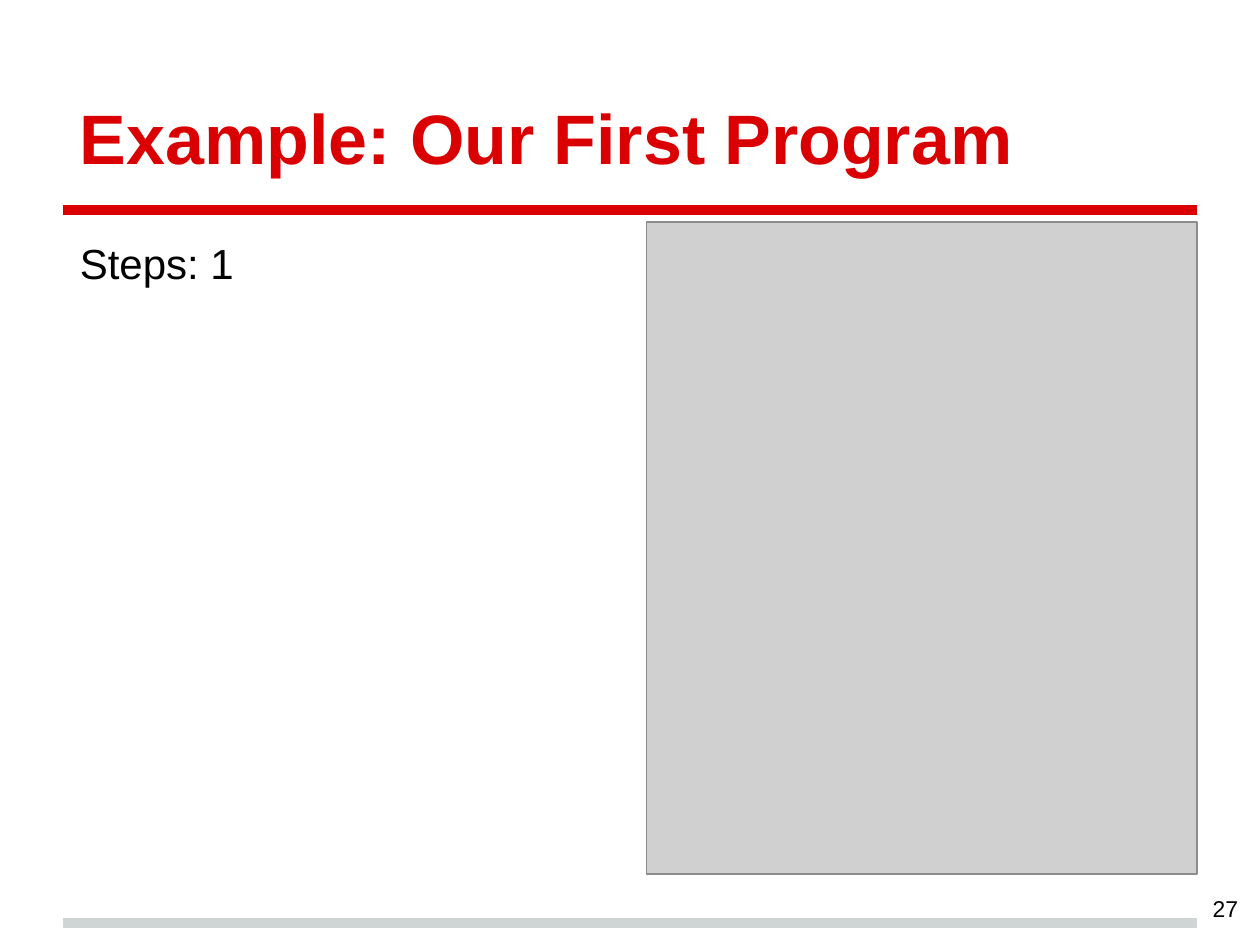
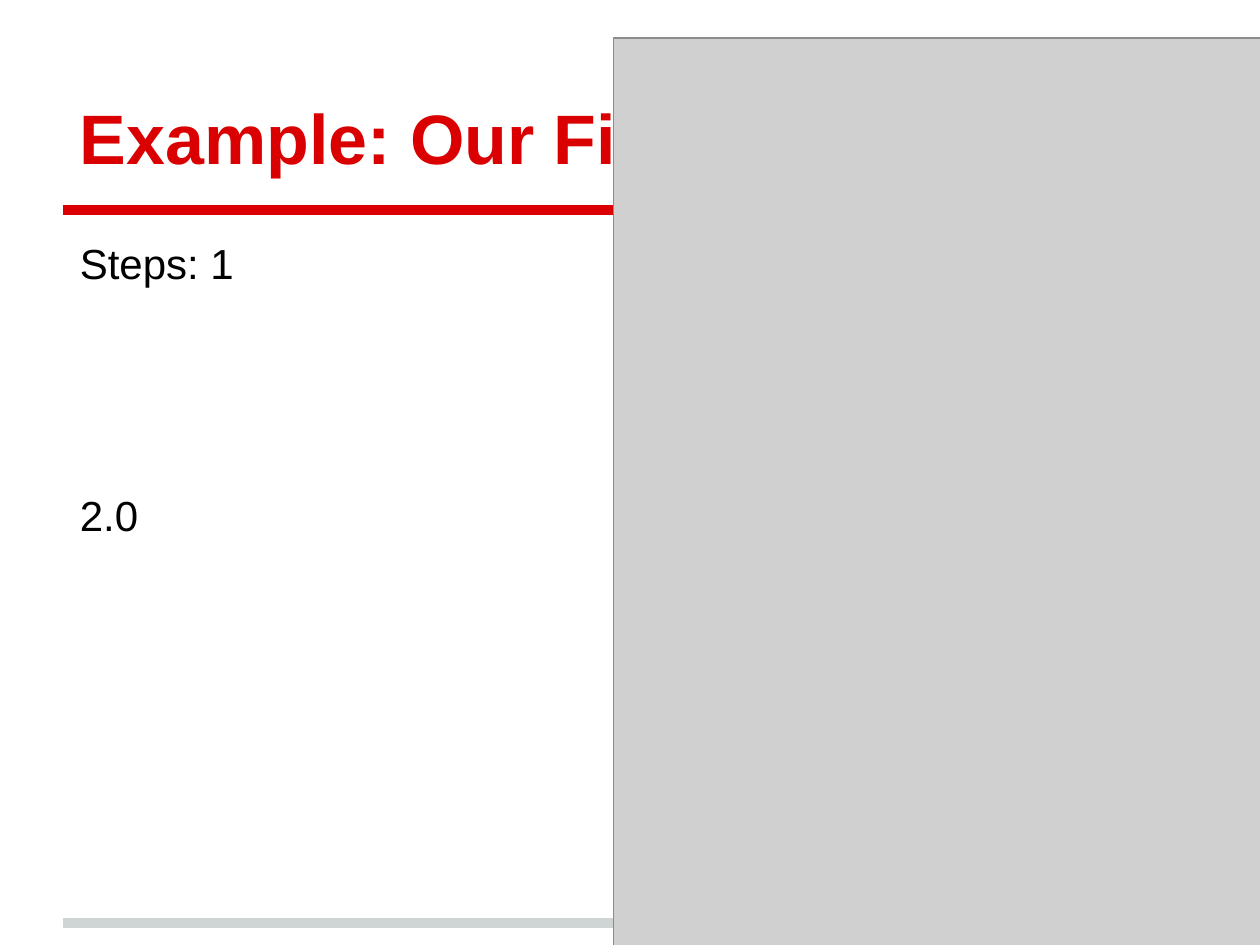
Before and after one commit to crgallac/Course, a slide deck: slide 31 of CourseHaplet.pptx (slide 27 before the commit). Drawn at 1260x945 pixels with LibreOffice and Linux fonts; fonts in the diff are those of the drawing; grey boxes stand for pictures. Boxes give left, top, right and bottom in pixels: in the first picture for what was removed or moved away, otherwise in the second. Text is boxed around its words. In the diff, an @@ line names an element or a change of style, - is before the commit and + after.

Commit message:
add the first three examples

```diff
--- a/CourseHaplet.pptx
+++ b/CourseHaplet.pptx
@@ picture added at <box>613,39,1260,945</box> @@
@@ picture removed at <box>647,222,1198,874</box> @@
@@ text at <box>80,501,138,532</box>: paragraph added @@
+2.0
@@ page number removed at <box>1213,901,1238,917</box> @@
-27
```
Also in this commit, not shown: 9 other slides changed, 12 slides added, 2 slides removed, 6 other files.
